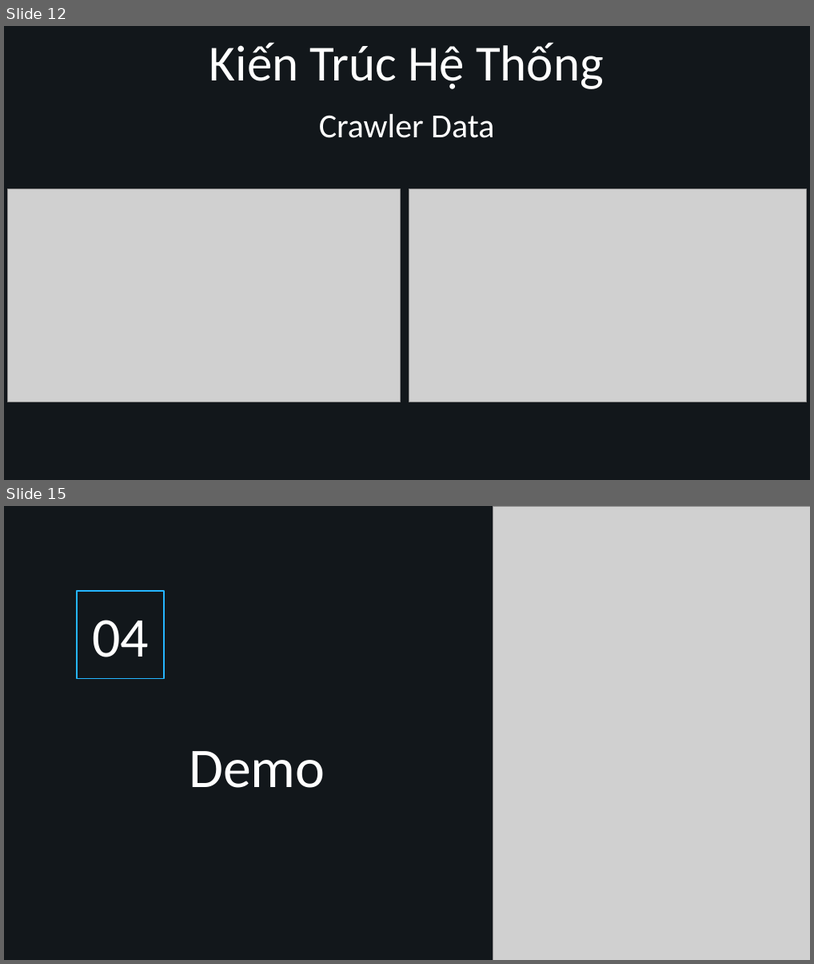
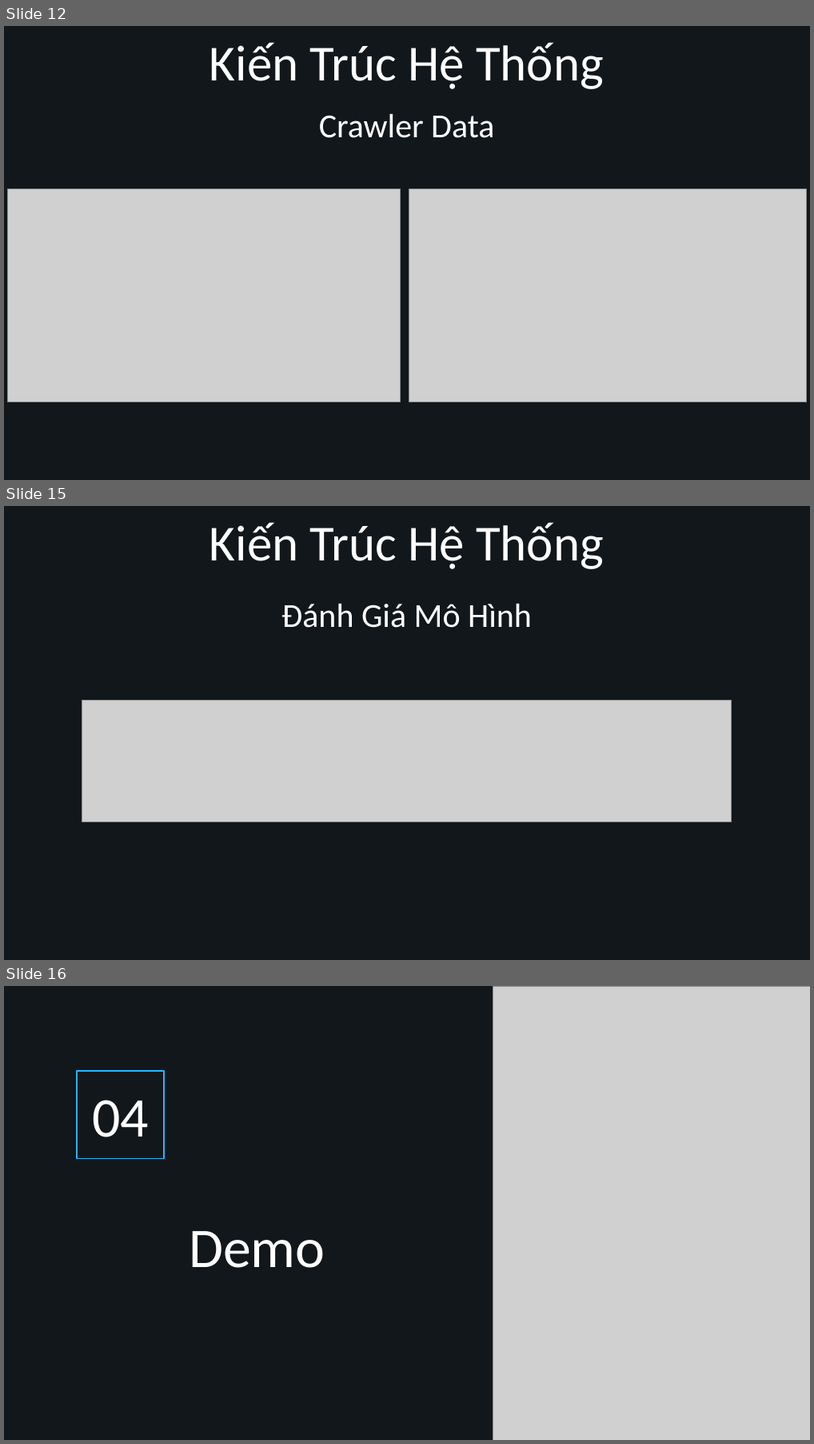
Before and after one commit to PTPhuoc/BIGDATA, a slide deck: Report Big Data Nhóm 5.pptx. Shown one above the other, each under a label of ours: slides 12 and 15 before the commit, slides 12, 15 and 16 after it; the slides between them are not shown. The pictures are 814x964 and 814x1444 pixels, drawn with LibreOffice and Linux fonts; fonts in the diff are those of the drawing; grey boxes stand for pictures; background and template pictures are left out. Boxes give left, top, right and bottom in pixels: in the first picture for what was removed or moved away, otherwise in the second. Text is boxed around its words. In the diff, an @@ line names an element or a change of style, - is before the commit and + after.

```diff
--- a/Report Big Data Nhóm 5.pptx
+++ b/Report Big Data Nhóm 5.pptx
@@ slide 15 added at bbox=[4, 506, 810, 960], background #12171B @@
@@ text added at bbox=[210, 522, 604, 569], 60 pt, text #FFFFFF @@
+Kiến Trúc Hệ Thống
@@ subtitle added at bbox=[282, 604, 532, 628], 40 pt, text #FFFFFF @@
+Đánh Giá Mô Hình
@@ picture added at bbox=[82, 700, 732, 821] @@
@@ what was slide 15 is now slide 16 @@
```
Also in this commit, not shown: 5 slides changed, 1 other slide added, 1 slide removed, 1 other file.
